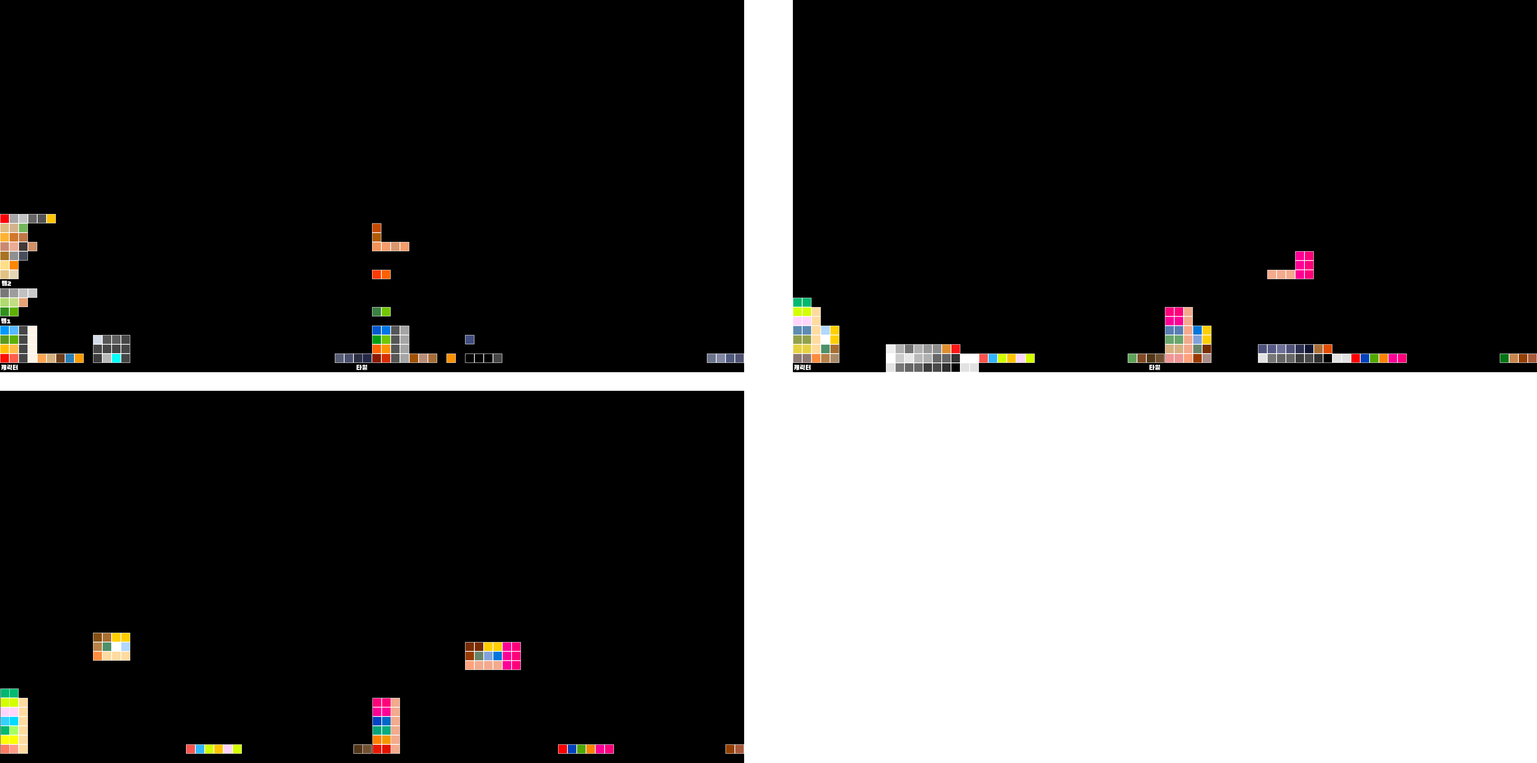
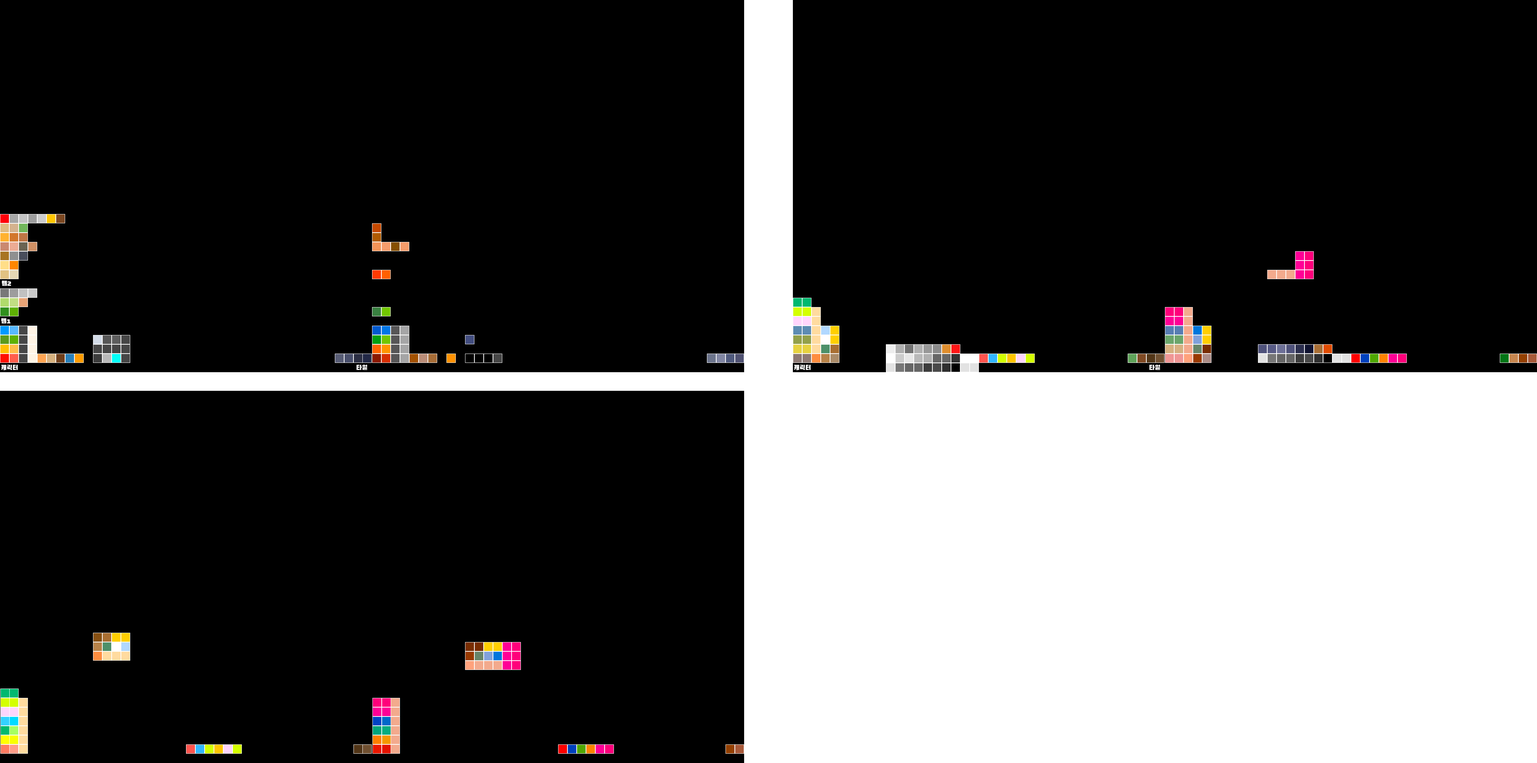
Comparing the layer stacks of the two 1537 x 763 images. Changes:
painted on "사각형 1 복사 72" over left=391, top=242, right=400, bottom=251
painted on "사각형 1 복사 71" over left=18, top=242, right=28, bottom=251
painted on "사각형 1 복사 74" (2nd of 3, in "Block-BM") over left=37, top=214, right=47, bottom=223
painted on "사각형 1 복사 74" (3rd of 3, in "Block-BM") over left=28, top=214, right=37, bottom=223
added layer "사각형 1 copy 6 복사" in group "Block-BM" over left=55, top=213, right=66, bottom=224
